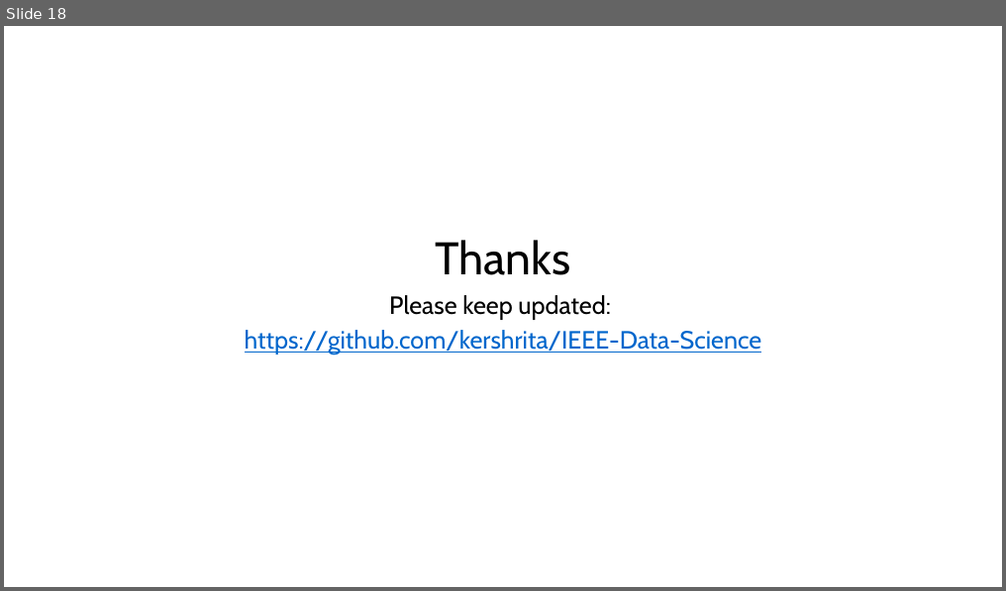
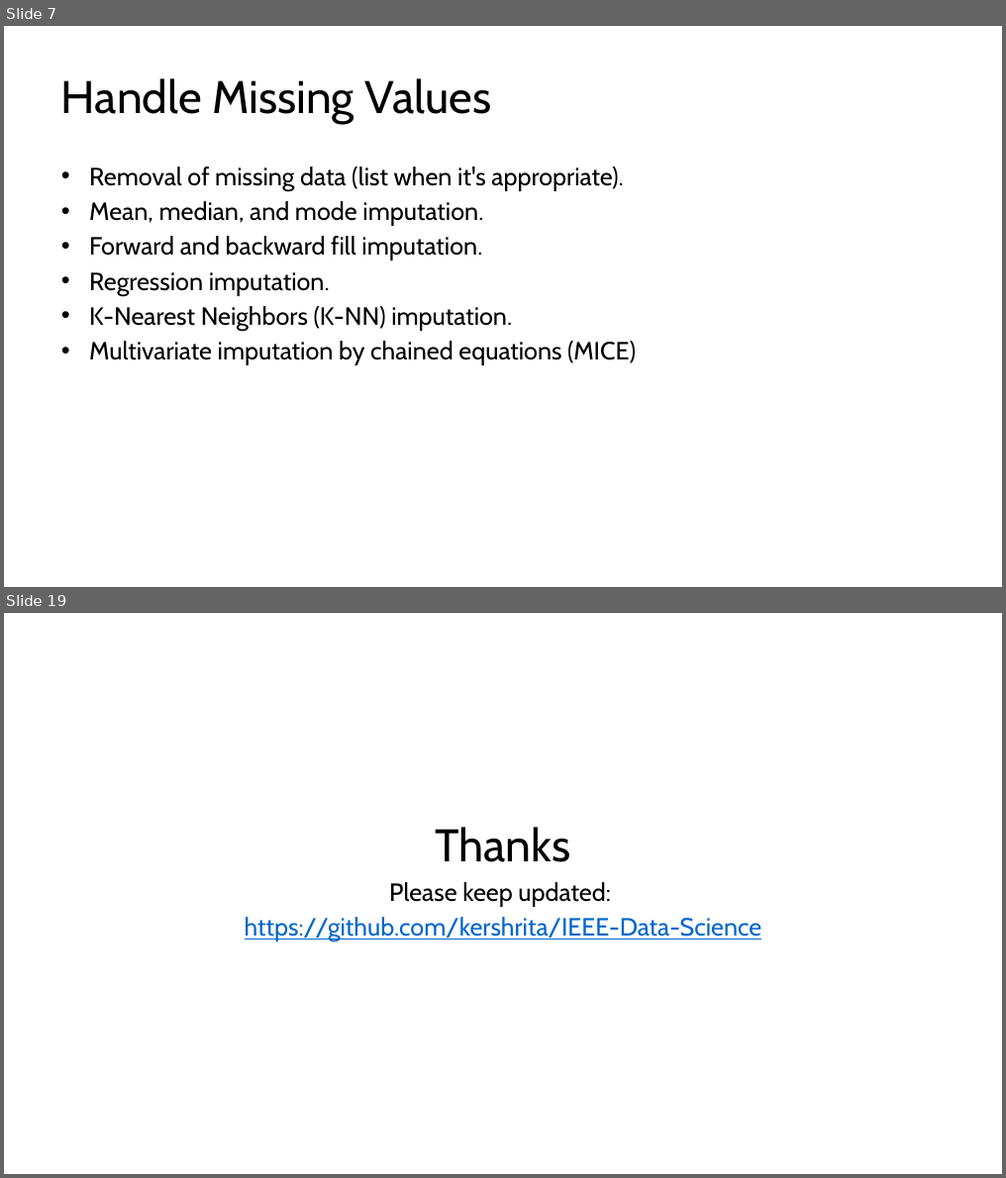
Before and after one commit to kershrita/Data-Science-Roadmap, a slide deck: slides/Session 04 - Planets with pandas & matplotlib.pptx. Shown one above the other, each under a label of ours: slide 18 before the commit, slides 7 and 19 after it; the slides between them are not shown. The pictures are 1006x591 and 1006x1178 pixels, drawn with LibreOffice and Linux fonts; fonts in the diff are those of the drawing. Boxes give left, top, right and bottom in pixels: in the first picture for what was removed or moved away, otherwise in the second. Text is boxed around its words. In the diff, an @@ line names an element or a change of style, - is before the commit and + after.

```diff
--- a/slides/Session 04 - Planets with pandas & matplotlib.pptx
+++ b/slides/Session 04 - Planets with pandas & matplotlib.pptx
@@ slide 7 added at box(4, 26, 1002, 587), background #FFFFFF @@
@@ title added at box(61, 78, 491, 124), 44 pt, text #000000 @@
+Handle Missing Values
@@ text added at box(89, 167, 636, 366), 24 pt, text #000000 @@
+• Removal of missing data (list when it's appropriate).
+• Mean, median, and mode imputation.
+• Forward and backward fill imputation.
+• Regression imputation.
+• K-Nearest Neighbors (K-NN) imputation.
+• Multivariate imputation by chained equations (MICE)
@@ what was slide 18 is now slide 19 @@
```
Also in this commit, not shown: 4 slides changed, 13 other slides added, 13 slides removed.
